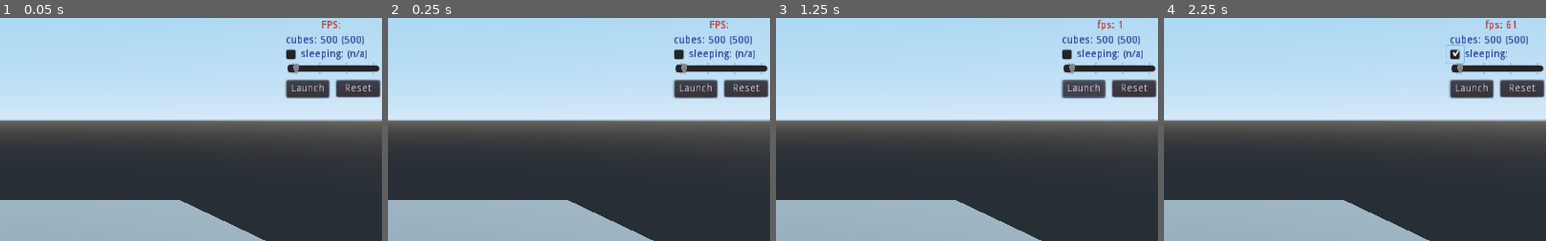
Above: before the commit, frames 1-4 (left to right).
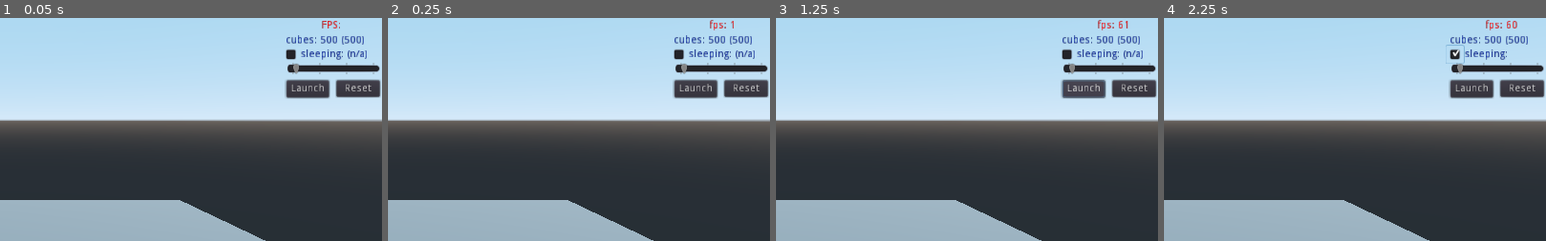
Above: after the commit, the same moments.

Repository: gururise/RigidBody3D-Stress-Test
Game: Godot game, scene res://scenes/main.tscn
Same seed, same stepped clock (60 frames per second), same inputs: the game is played once before the commit and once after it.
Inputs (mouse positions are % of the whole screen's width and height, from its top left):
- Up to frame 1 (0.05 s): no input
- Up to frame 2 (0.25 s): no input
- Up to frame 3 (1.25 s): click "Launch" at 0.5 s
- Up to frame 4 (2.25 s): click "Launch" at 1.25 s; click (88, 8) at 2 s
The pictures show only the part of the screen within x 50-100%, y 0-50%; the shares and areas given below are measured in that part.

Frame 1 is identical in both runs. In frame 2, 0.1% of the frame differs, in the area x 84-91%, y 0-6%; in frame 3, less than 0.1%; in frame 4, less than 0.1%.

Commit message:
default fps counter update to 0.1

Diff:
--- a/scenes/main.gd
+++ b/scenes/main.gd
@@ -19,7 +19,7 @@
 var timer : float = 0.0
 var marble_launched : bool = false
 var camera_anglev : int = -15
-export(float) var TIMER_LIMIT := 0.25	# fps gui refresh rate in seconds
+export(float,0.01,1.0) var TIMER_LIMIT := 0.1	# fps gui refresh rate in seconds
 const mouse_sens : float  = 0.2
 
 # Called when the node enters the scene tree for the first time.
